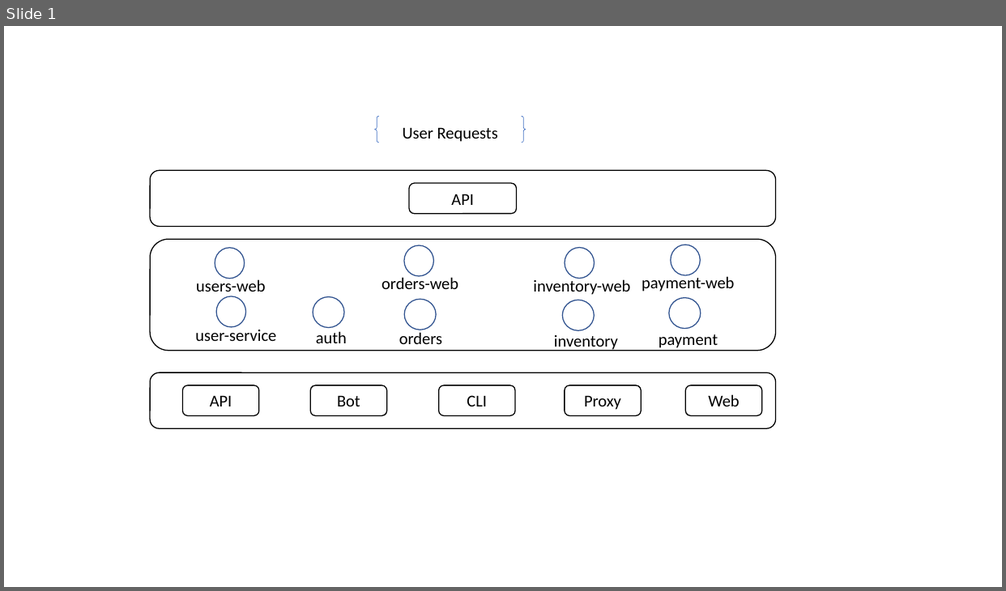
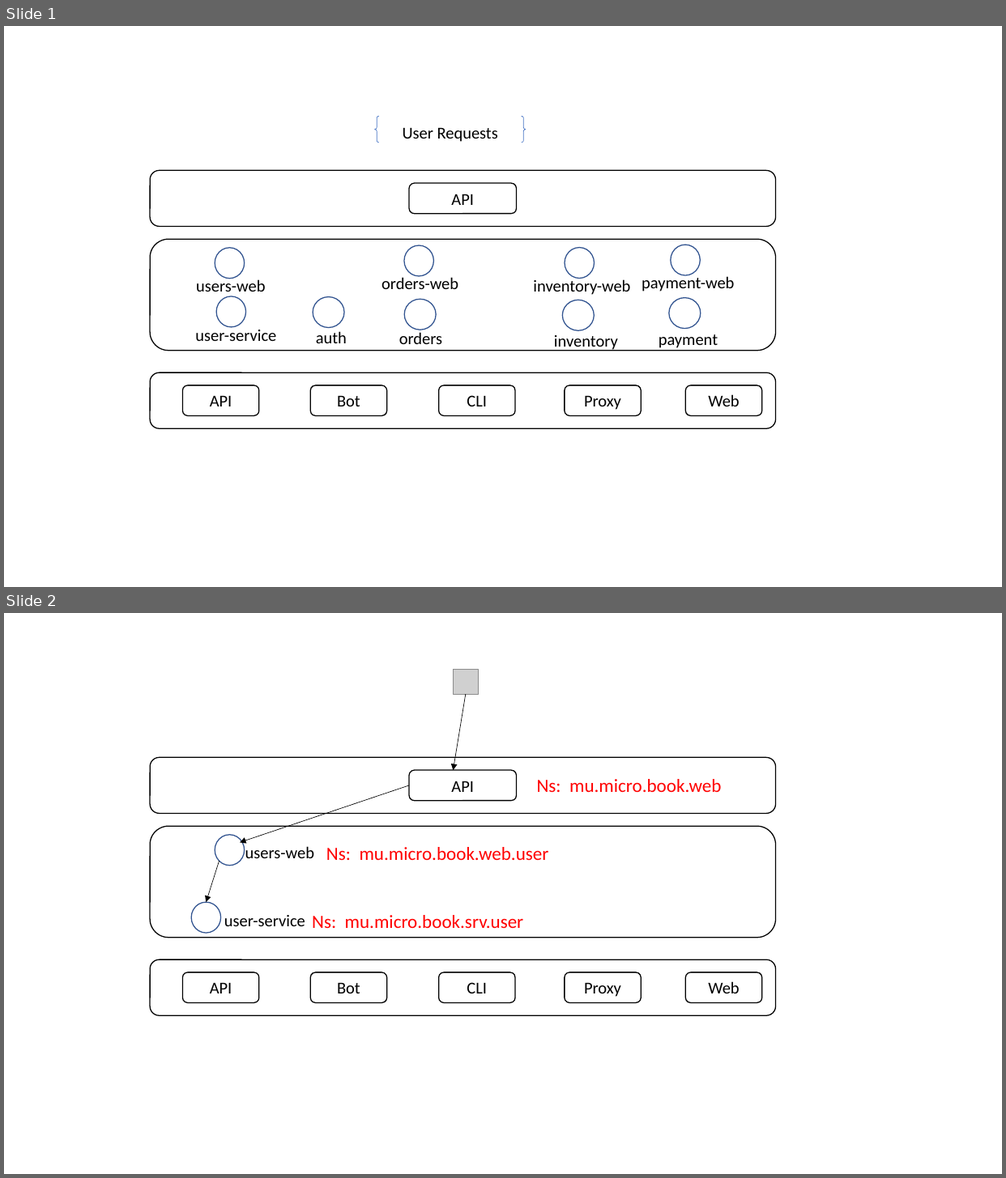
Before and after one commit to printfcoder/stack-rpc-tutorials, a slide deck: microservice-in-micro/docs/design.pptx. Shown one above the other, each under a label of ours: slide 1 before the commit, slides 1 and 2 after it. The pictures are 1006x591 and 1006x1178 pixels, drawn with LibreOffice and Linux fonts; fonts in the diff are those of the drawing; grey boxes stand for pictures. Boxes give left, top, right and bottom in pixels: in the first picture for what was removed or moved away, otherwise in the second. Text is boxed around its words. In the diff, an @@ line names an element or a change of style, - is before the commit and + after.

Commit message:
user-web part1完成

```diff
--- a/microservice-in-micro/docs/design.pptx
+++ b/microservice-in-micro/docs/design.pptx
@@ slide 2 added at <box>4,613,1002,1174</box>, background #FFFFFF @@
@@ picture added at <box>454,669,478,694</box> @@
@@ arrow added from (466, 694) to (454, 770), #000000 0.5 pt @@
@@ rounded rectangle added at <box>150,757,776,814</box>, fill #FFFFFF, outline #000000 1 pt @@
@@ rounded rectangle added at <box>409,770,516,801</box>, fill #FFFFFF, outline #000000 1 pt, 16 pt, text #000000 @@
+API
@@ text added at <box>537,779,721,792</box>, 18 pt, text #FF0000 @@
+Ns: mu.micro.book.web
@@ arrow added from (409, 786) to (240, 843), #000000 0.5 pt @@
@@ rounded rectangle added at <box>150,826,776,938</box>, fill #FFFFFF, outline #000000 1 pt @@
@@ ellipse added at <box>215,835,245,865</box>, fill #FFFFFF, outline #325491 1 pt @@
@@ text added at <box>245,846,314,858</box>, 16 pt, text #000000 @@
+users-web
@@ text added at <box>326,847,549,860</box>, 18 pt, text #FF0000 @@
+Ns: mu.micro.book.web.user
@@ arrow added from (219, 861) to (206, 903), #000000 0.5 pt @@
@@ ellipse added at <box>191,903,220,934</box>, fill #FFFFFF, outline #325491 1 pt @@
@@ text added at <box>224,915,305,926</box>, 16 pt, text #000000 @@
+user-service
@@ text added at <box>312,915,524,928</box>, 18 pt, text #FF0000 @@
+Ns: mu.micro.book.srv.user
@@ rounded rectangle added at <box>150,960,776,1016</box>, fill #FFFFFF, outline #000000 1 pt @@
@@ rounded rectangle added at <box>183,973,259,1003</box>, fill #FFFFFF, outline #000000 1 pt, 16 pt, text #000000 @@
+API
@@ rounded rectangle added at <box>310,973,386,1003</box>, fill #FFFFFF, outline #000000 1 pt, 16 pt, text #000000 @@
+Bot
@@ rounded rectangle added at <box>439,973,515,1003</box>, fill #FFFFFF, outline #000000 1 pt, 16 pt, text #000000 @@
+CLI
@@ rounded rectangle added at <box>565,973,641,1003</box>, fill #FFFFFF, outline #000000 1 pt, 16 pt, text #000000 @@
+Proxy
@@ rounded rectangle added at <box>686,973,762,1003</box>, fill #FFFFFF, outline #000000 1 pt, 16 pt, text #000000 @@
+Web
```
Also in this commit, not shown: 1 other slide added, 1 slide removed, 16 other files.
